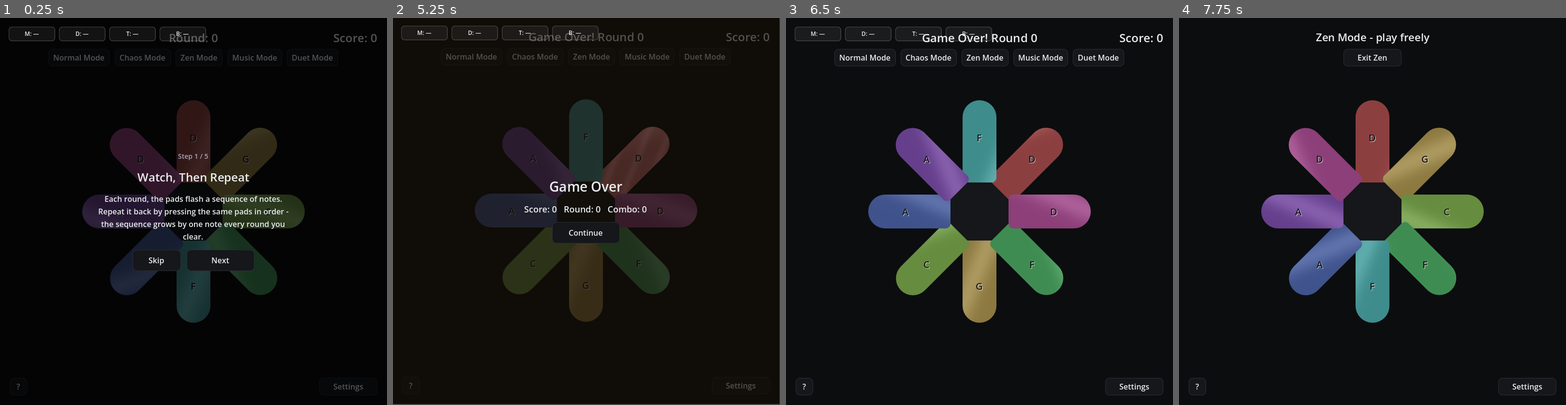
Above: before the commit, frames 1-4 (left to right).
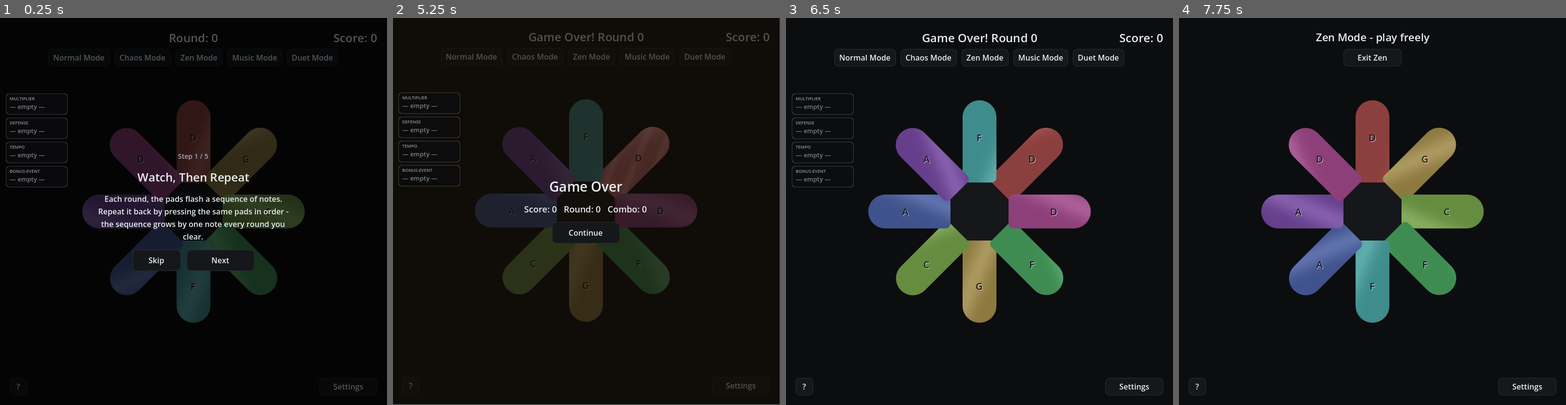
Above: after the commit, the same moments.

Repository: jaguarshadow/Simon
Game: Godot game, scene res://scenes/Main.tscn
Two runs of this game, one before a commit and one after it. Both use one fixed random seed, a clock stepped at 60 frames per second and the inputs below.
Inputs (mouse positions are in pixels of both pictures, inside the frame that each line leads up to):
- Up to frame 1 (0.25 s): no input
- Up to frame 2 (5.25 s): click "Normal Mode" at 0.5 s; click "Normal Mode" at 1.25 s; click "Skip" at 2 s; click "Chaos Mode" at 2.75 s; click "?" at 3.5 s; click "Skip" at 4.25 s; click (636, 161) at 5.02 s
- Up to frame 3 (6.5 s): click "Continue" at 5.75 s
- Up to frame 4 (7.75 s): click "Zen Mode" at 6.5 s; click (1372, 141) at 7.27 s

The runs differ from the first frame. In frame 1, 0.8% of the frame differs, in the area x 1-54%, y 2-44%; in frame 2, 0.7%; in frame 3, 0.7%; in frame 4, nothing differs.

Commit message:
Overhaul modifier UI: real draft cards, tooltipped loadout HUD, fix overlap
- Draft panel: Option1/2/3 moved into a new horizontal OptionsRow (was a
  plain vertical stack) and rebuilt per-offer as real cards (icon, title,
  category/power tag, a colored UPGRADE/REPLACES-X/NEW PICK status badge,
  and the full description) instead of a single text blob.
- Loadout HUD: moved from top-left (overlapping ModeBar/RoundLabel) to a
  vertical strip on the left edge below the top UI, clear of both the top
  buttons and the pad ring. Each slot chip now shows category + icon/title/
  level and carries a tooltip_text with the full description and remaining
  charges - previously mouse_filter was set to IGNORE, which silently
  prevented tooltips from ever triggering.

Co-Authored-By: Claude Sonnet 5 <noreply@anthropic.com>

Diff:
--- a/scenes/Main.tscn
+++ b/scenes/Main.tscn
@@ -279,20 +279,30 @@
 text = "Choose a Modifier"
 horizontal_alignment = 1
 
-[node name="Option1" type="Button" parent="ModifierPanel/CenterContainer/VBoxContainer" unique_id=2018001135]
-custom_minimum_size = Vector2(380, 64)
-layout_mode = 2
+[node name="OptionsRow" type="HBoxContainer" parent="ModifierPanel/CenterContainer/VBoxContainer"]
+layout_mode = 2
+theme_override_constants/separation = 16
+
+[node name="Option1" type="Button" parent="ModifierPanel/CenterContainer/VBoxContainer/OptionsRow" unique_id=2018001135]
+custom_minimum_size = Vector2(240, 300)
+layout_mode = 2
+toggle_mode = false
 autowrap_mode = 2
-
-[node name="Option2" type="Button" parent="ModifierPanel/CenterContainer/VBoxContainer" unique_id=340764271]
-custom_minimum_size = Vector2(380, 64)
-layout_mode = 2
+clip_contents = true
+
+[node name="Option2" type="Button" parent="ModifierPanel/CenterContainer/VBoxContainer/OptionsRow" unique_id=340764271]
+custom_minimum_size = Vector2(240, 300)
+layout_mode = 2
+toggle_mode = false
 autowrap_mode = 2
-
-[node name="Option3" type="Button" parent="ModifierPanel/CenterContainer/VBoxContainer" unique_id=1242946524]
-custom_minimum_size = Vector2(380, 64)
-layout_mode = 2
+clip_contents = true
+
+[node name="Option3" type="Button" parent="ModifierPanel/CenterContainer/VBoxContainer/OptionsRow" unique_id=1242946524]
+custom_minimum_size = Vector2(240, 300)
+layout_mode = 2
+toggle_mode = false
 autowrap_mode = 2
+clip_contents = true
 
 [node name="SettingsPanel" type="Control" parent="." unique_id=456314169]
 visible = false
--- a/scripts/Main.gd
+++ b/scripts/Main.gd
@@ -240,9 +240,9 @@
 @onready var modifier_panel: Control = $ModifierPanel
 @onready var modifier_vbox: Control = $ModifierPanel/CenterContainer/VBoxContainer
 @onready var modifier_buttons: Array[Button] = [
-	$ModifierPanel/CenterContainer/VBoxContainer/Option1,
-	$ModifierPanel/CenterContainer/VBoxContainer/Option2,
-	$ModifierPanel/CenterContainer/VBoxContainer/Option3,
+	$ModifierPanel/CenterContainer/VBoxContainer/OptionsRow/Option1,
+	$ModifierPanel/CenterContainer/VBoxContainer/OptionsRow/Option2,
+	$ModifierPanel/CenterContainer/VBoxContainer/OptionsRow/Option3,
 ]
 @onready var settings_button: Button = $SettingsButton
 @onready var settings_panel: Control = $SettingsPanel
@@ -869,43 +869,61 @@
 	t.tween_callback(label.queue_free)
 
 # Persistent build-at-a-glance HUD: one chip per category slot (empty
-# outline if unequipped, icon + level if equipped) plus a Peek button that
-# only appears while Echo Chamber is equipped and has charges. Built purely
-# from code - same pattern as the score popups/toasts above - so no
-# scene-file changes were needed for the whole slot system's UI.
+# outline if unequipped, icon/title/level if equipped, full description on
+# hover via tooltip_text) plus a Peek button that only appears while Echo
+# Chamber is equipped and has charges. Built purely from code - same
+# pattern as the score popups/toasts above - so no scene-file changes were
+# needed for the whole slot system's UI. Stacked vertically on the left
+# edge (x=14, below the top HUD row, left of the pad ring) so it never
+# overlaps ModeBar/RoundLabel/ComboLabel or the pads themselves.
 func _build_loadout_hud() -> void:
-	loadout_hud = HBoxContainer.new()
-	loadout_hud.add_theme_constant_override("separation", 8)
+	loadout_hud = VBoxContainer.new()
+	loadout_hud.add_theme_constant_override("separation", 6)
 	loadout_hud.set_anchors_preset(Control.PRESET_TOP_LEFT)
-	loadout_hud.position = Vector2(18, 18)
-	loadout_hud.mouse_filter = Control.MOUSE_FILTER_IGNORE
+	loadout_hud.position = Vector2(12, 156)
 	add_child(loadout_hud)
 	for cat in MODIFIER_CATEGORIES:
 		var chip := PanelContainer.new()
-		chip.custom_minimum_size = Vector2(96, 30)
-		chip.mouse_filter = Control.MOUSE_FILTER_IGNORE
+		chip.custom_minimum_size = Vector2(128, 44)
+		# STOP (not IGNORE) so the chip actually receives hover events -
+		# that's what makes tooltip_text work at all.
+		chip.mouse_filter = Control.MOUSE_FILTER_STOP
 		var sb := StyleBoxFlat.new()
-		sb.bg_color = Color(1, 1, 1, 0.06)
+		sb.bg_color = Color(0.05, 0.05, 0.06, 0.75)
 		sb.border_color = Color(1, 1, 1, 0.25)
 		sb.set_border_width_all(1)
 		sb.set_corner_radius_all(6)
 		sb.content_margin_left = 8
 		sb.content_margin_right = 8
-		sb.content_margin_top = 3
-		sb.content_margin_bottom = 3
+		sb.content_margin_top = 4
+		sb.content_margin_bottom = 4
 		chip.add_theme_stylebox_override("panel", sb)
+		var vbox := VBoxContainer.new()
+		vbox.add_theme_constant_override("separation", 1)
+		vbox.mouse_filter = Control.MOUSE_FILTER_IGNORE
+		chip.add_child(vbox)
+		var cat_lbl := Label.new()
+		cat_lbl.text = CATEGORY_LABELS[cat].to_upper()
+		cat_lbl.add_theme_font_size_override("font_size", 9)
+		cat_lbl.modulate.a = 0.6
+		cat_lbl.mouse_filter = Control.MOUSE_FILTER_IGNORE
+		vbox.add_child(cat_lbl)
 		var lbl := Label.new()
-		lbl.add_theme_font_size_override("font_size", 12)
-		lbl.horizontal_alignment = HORIZONTAL_ALIGNMENT_CENTER
+		lbl.add_theme_font_size_override("font_size", 13)
+		lbl.autowrap_mode = TextServer.AUTOWRAP_OFF
+		lbl.text_overrun_behavior = TextServer.OVERRUN_TRIM_ELLIPSIS
+		lbl.clip_contents = true
 		lbl.mouse_filter = Control.MOUSE_FILTER_IGNORE
-		chip.add_child(lbl)
+		vbox.add_child(lbl)
 		loadout_hud.add_child(chip)
 		loadout_slot_panels[cat] = chip
 		loadout_slot_labels[cat] = lbl
 	peek_button = Button.new()
 	peek_button.text = "Peek"
+	peek_button.custom_minimum_size = Vector2(128, 0)
 	peek_button.visible = false
 	peek_button.focus_mode = Control.FOCUS_NONE
+	peek_button.tooltip_text = "Echo Chamber: preview upcoming notes before you attempt them."
 	peek_button.pressed.connect(_use_echo_chamber_peek)
 	peek_button.pressed.connect(Sound.play_ui_tick.bind(660.0, 0.22))
 	loadout_hud.add_child(peek_button)
@@ -921,17 +939,21 @@
 		var chip: PanelContainer = loadout_slot_panels[cat]
 		var sb: StyleBoxFlat = chip.get_theme_stylebox("panel")
 		if id == "":
-			lbl.text = "%s: —" % CATEGORY_LABELS[cat].left(1)
-			sb.border_color = Color(1, 1, 1, 0.25)
+			lbl.text = "— empty —"
+			lbl.modulate.a = 0.5
+			sb.border_color = Color(1, 1, 1, 0.2)
+			chip.tooltip_text = "%s slot: no modifier equipped yet." % CATEGORY_LABELS[cat]
 		else:
 			var mod := _mod_def(id)
 			var suffix := ""
 			if id == "safety_net" or id == "second_wind":
-				suffix = " (%d)" % int(modifier_resource.get(id, 0))
+				suffix = "  (%d left)" % int(modifier_resource.get(id, 0))
 			elif id == "unbreakable":
-				suffix = " (%d/%d)" % [_mod_level(id) - unbreakable_forgiven_this_streak, _mod_level(id)]
-			lbl.text = "%s Lv.%d%s" % [mod["icon"], _mod_level(id), suffix]
+				suffix = "  (%d/%d)" % [_mod_level(id) - unbreakable_forgiven_this_streak, _mod_level(id)]
+			lbl.text = "%s %s Lv.%d" % [mod["icon"], mod["title"], _mod_level(id)]
+			lbl.modulate.a = 1.0
 			sb.border_color = Color(1, 0.85, 0.3, 0.9)
+			chip.tooltip_text = "%s (Lv.%d/%d)%s\n%s" % [mod["title"], _mod_level(id), MAX_MODIFIER_LEVEL, suffix, mod["desc"]]
 	if equipped_modifiers["defense"] == "echo_chamber":
 		var charges := int(modifier_resource.get("echo_chamber", 0))
 		peek_button.visible = true
@@ -2574,6 +2596,111 @@
 
 # --- Draft flow ---
 
+# Builds one draft card's full content from scratch (cleared and rebuilt
+# every offer, same "rebuild rather than diff" approach as the rest of the
+# UI in this file). Same structural pattern as _build_scale_cards() - a
+# Button with MarginContainer/VBoxContainer children carrying the real
+# content, mouse_filter IGNORE throughout so clicks still land on the button.
+func _build_modifier_card(button: Button, mod: Dictionary) -> void:
+	for child in button.get_children():
+		child.queue_free()
+	button.text = ""
+	var id: String = mod["id"]
+	var cat: String = mod["category"]
+	var cur_level := _mod_level(id)
+	var incumbent: String = equipped_modifiers[cat]
+	var status_text: String
+	var status_color: Color
+	if incumbent == id:
+		status_text = "▲ LEVEL UP  Lv.%d → Lv.%d" % [cur_level, cur_level + 1]
+		status_color = Color(0.45, 0.85, 0.55)
+	elif incumbent != "":
+		var incumbent_title: String = String(_mod_def(incumbent).get("title", incumbent))
+		status_text = "⇄ REPLACES %s" % incumbent_title
+		status_color = Color(1.0, 0.62, 0.28)
+	else:
+		status_text = "+ NEW PICK"
+		status_color = Color(0.45, 0.7, 1.0)
+	if cur_level > 0 and incumbent != id:
+		status_text += "  (resumes at Lv.%d)" % cur_level
+
+	var card_sb := StyleBoxFlat.new()
+	card_sb.bg_color = Color(status_color, 0.08)
+	card_sb.border_color = status_color
+	card_sb.set_border_width_all(2)
+	card_sb.set_corner_radius_all(10)
+	card_sb.content_margin_left = 14
+	card_sb.content_margin_right = 14
+	card_sb.content_margin_top = 12
+	card_sb.content_margin_bottom = 12
+	button.add_theme_stylebox_override("normal", card_sb)
+	var hover_sb: StyleBoxFlat = card_sb.duplicate()
+	hover_sb.bg_color = Color(status_color, 0.16)
+	button.add_theme_stylebox_override("hover", hover_sb)
+
+	var margin := MarginContainer.new()
+	margin.set_anchors_preset(Control.PRESET_FULL_RECT)
+	margin.mouse_filter = Control.MOUSE_FILTER_IGNORE
+	button.add_child(margin)
+
+	var vbox := VBoxContainer.new()
+	vbox.add_theme_constant_override("separation", 8)
+	vbox.mouse_filter = Control.MOUSE_FILTER_IGNORE
+	margin.add_child(vbox)
+
+	var header := HBoxContainer.new()
+	header.add_theme_constant_override("separation", 6)
+	header.mouse_filter = Control.MOUSE_FILTER_IGNORE
+	vbox.add_child(header)
+	var icon_label := Label.new()
+	icon_label.text = mod["icon"]
+	icon_label.add_theme_font_size_override("font_size", 22)
+	icon_label.mouse_filter = Control.MOUSE_FILTER_IGNORE
+	header.add_child(icon_label)
+	var title_label := Label.new()
+	title_label.text = mod["title"]
+	title_label.add_theme_font_size_override("font_size", 16)
+	title_label.autowrap_mode = 2
+	title_label.size_flags_horizontal = Control.SIZE_EXPAND_FILL
+	title_label.mouse_filter = Control.MOUSE_FILTER_IGNORE
+	header.add_child(title_label)
+
+	var cat_label := Label.new()
+	cat_label.text = "%s%s" % [CATEGORY_LABELS[cat].to_upper(), "  ·  POWER" if mod["power"] else ""]
+	cat_label.add_theme_font_size_override("font_size", 10)
+	cat_label.modulate.a = 0.65
+	cat_label.mouse_filter = Control.MOUSE_FILTER_IGNORE
+	vbox.add_child(cat_label)
+
+	var status_badge := PanelContainer.new()
+	status_badge.mouse_filter = Control.MOUSE_FILTER_IGNORE
+	var badge_sb := StyleBoxFlat.new()
+	badge_sb.bg_color = status_color
+	badge_sb.set_corner_radius_all(5)
+	badge_sb.content_margin_left = 8
+	badge_sb.content_margin_right = 8
+	badge_sb.content_margin_top = 3
+	badge_sb.content_margin_bottom = 3
+	status_badge.add_theme_stylebox_override("panel", badge_sb)
+	var status_label := Label.new()
+	status_label.text = status_text
+	status_label.add_theme_font_size_override("font_size", 11)
+	status_label.add_theme_color_override("font_color", Color.BLACK)
+	status_label.autowrap_mode = 2
+	status_label.mouse_filter = Control.MOUSE_FILTER_IGNORE
+	status_badge.add_child(status_label)
+	vbox.add_child(status_badge)
+
+	var desc_label := Label.new()
+	desc_label.text = mod["desc"]
+	desc_label.add_theme_font_size_override("font_size", 12)
+	desc_label.autowrap_mode = 2
+	desc_label.size_flags_vertical = Control.SIZE_EXPAND_FILL
+	desc_label.vertical_alignment = VERTICAL_ALIGNMENT_TOP
+	desc_label.mouse_filter = Control.MOUSE_FILTER_IGNORE
+	vbox.add_child(desc_label)
+	button.disabled = false
+
 func _offer_modifier_choice() -> void:
 	var pool: Array = []
 	for mod in MODIFIERS:
@@ -2589,21 +2716,7 @@
 			modifier_buttons[i].visible = false
 			continue
 		modifier_buttons[i].visible = true
-		var mod: Dictionary = current_offer[i]
-		var id: String = mod["id"]
-		var cat: String = mod["category"]
-		var cur_level := _mod_level(id)
-		var status: String
-		if equipped_modifiers[cat] == id:
-			status = "Level Up -> Lv.%d" % (cur_level + 1)
-		elif cur_level > 0:
-			status = "Re-equip (Lv.%d) - swaps %s" % [cur_level, CATEGORY_LABELS[cat]]
-		elif equipped_modifiers[cat] != "":
-			status = "New - swaps %s" % CATEGORY_LABELS[cat]
-		else:
-			status = "New Pick"
-		var power_tag := "  [POWER]" if mod["power"] else ""
-		modifier_buttons[i].text = "%s %s%s  (%s)\n%s" % [mod["icon"], mod["title"], power_tag, status, mod["desc"]]
+		_build_modifier_card(modifier_buttons[i], current_offer[i])
 	await _reveal_modifier_panel()
 	var chosen_id: String = await _modifier_picked
 	modifier_panel.visible = false
